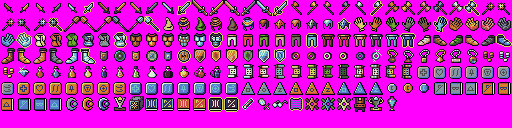
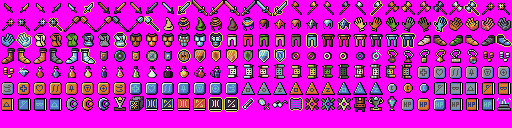
Two versions of the same layered image (512x128). Layer-by-layer changes:
painted on "Background" over [401, 98, 511, 111]
